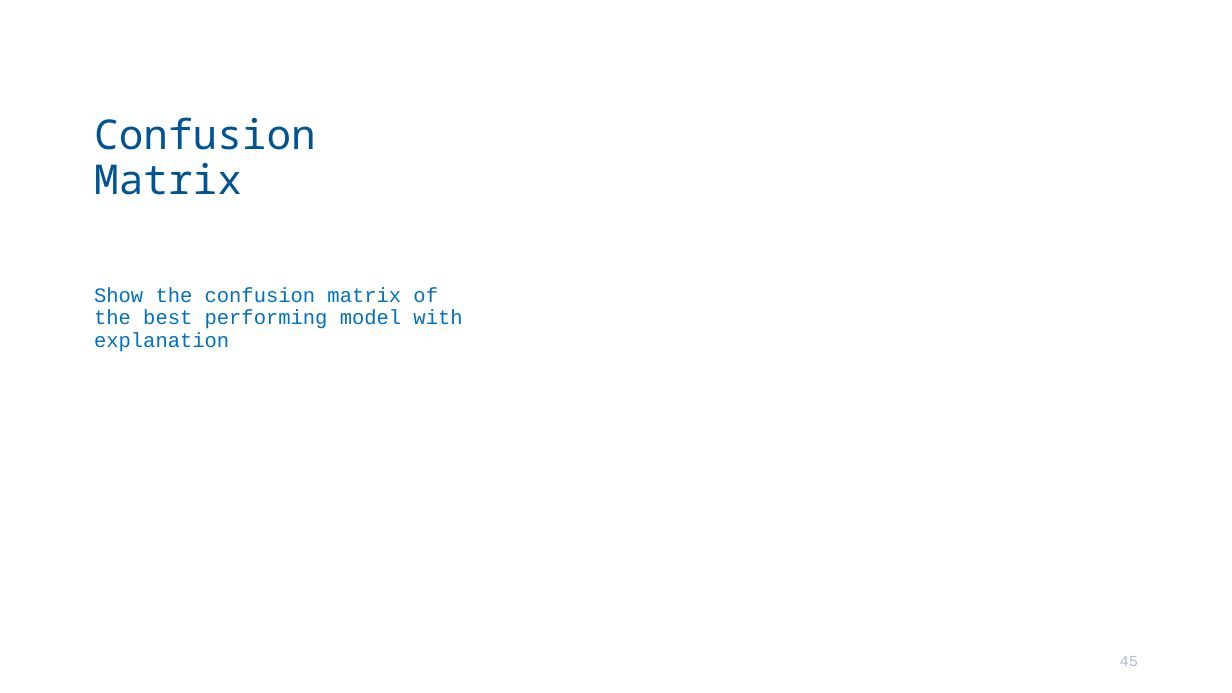
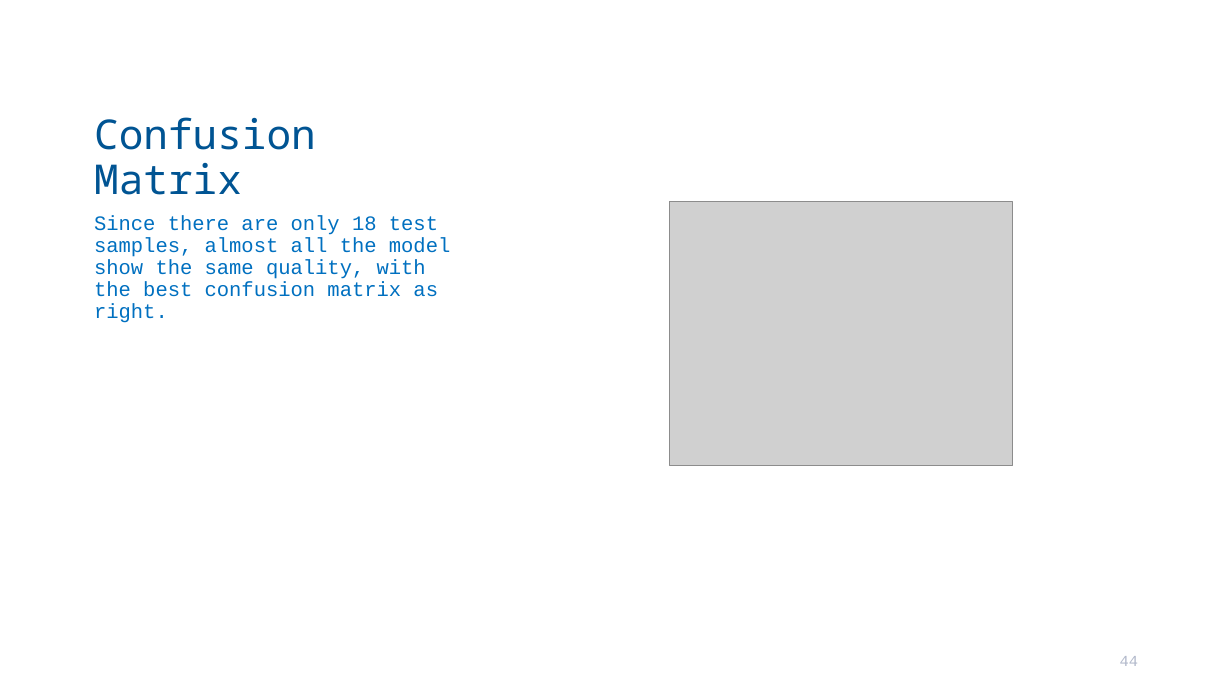
Before and after one commit to RiemannLee19/Coursera, a slide deck: slide 44 of 10_Applied_DS/Presentation_RL.odp (slide 45 before the commit). Drawn at 1232x693 pixels with LibreOffice and Linux fonts; fonts in the diff are those of the drawing; grey boxes stand for pictures. Boxes give left, top, right and bottom in pixels: in the first picture for what was removed or moved away, otherwise in the second. Text is boxed around its words. In the diff, an @@ line names an element or a change of style, - is before the commit and + after.

```diff
--- a/10_Applied_DS/Presentation_RL.odp
+++ b/10_Applied_DS/Presentation_RL.odp
@@ picture added at [669,202,1013,466] @@
@@ text at [94,215,450,323]: text changed @@
-Show the confusion matrix of the best performing model with explanation
+Since there are only 18 test samples, almost all the model show the same quality, with the best confusion matrix as right.
@@ page number at [1120,656,1138,666]: text changed @@
-45
+44
```
Also in this commit, not shown: 9 other slides changed, 11 slides added, 12 slides removed, 11 other files.
